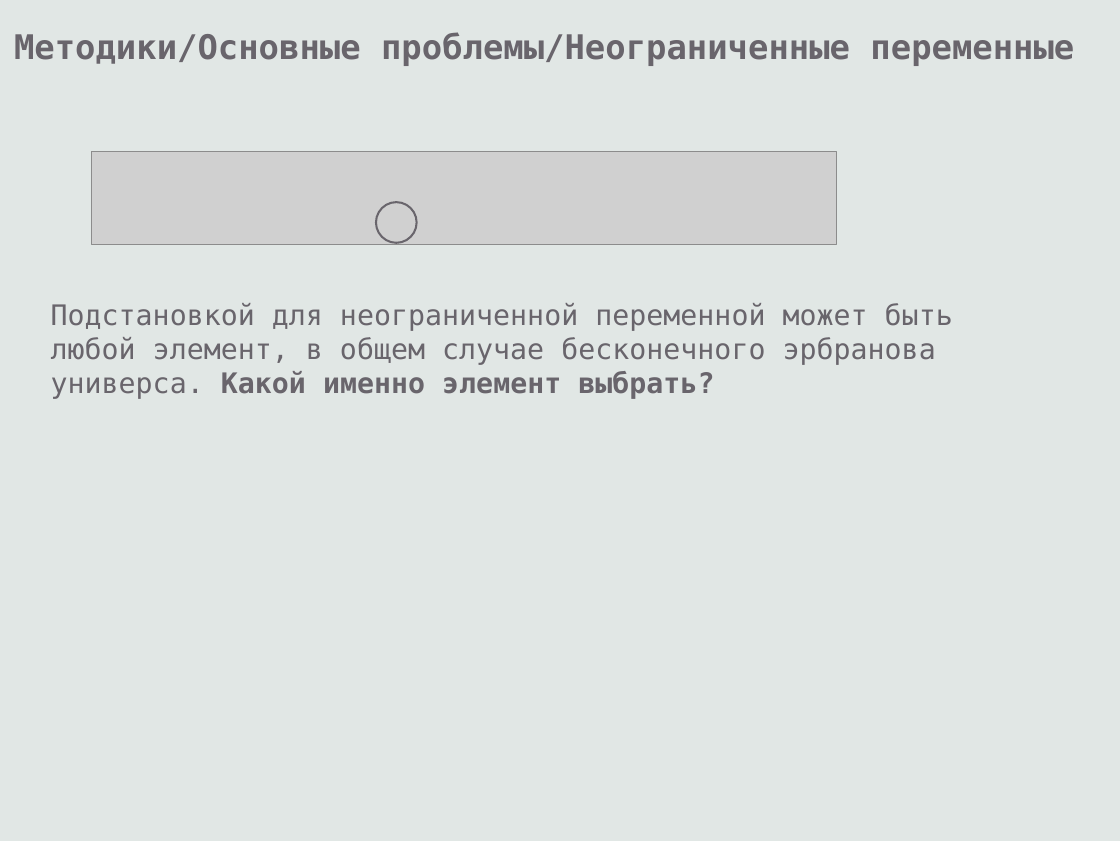
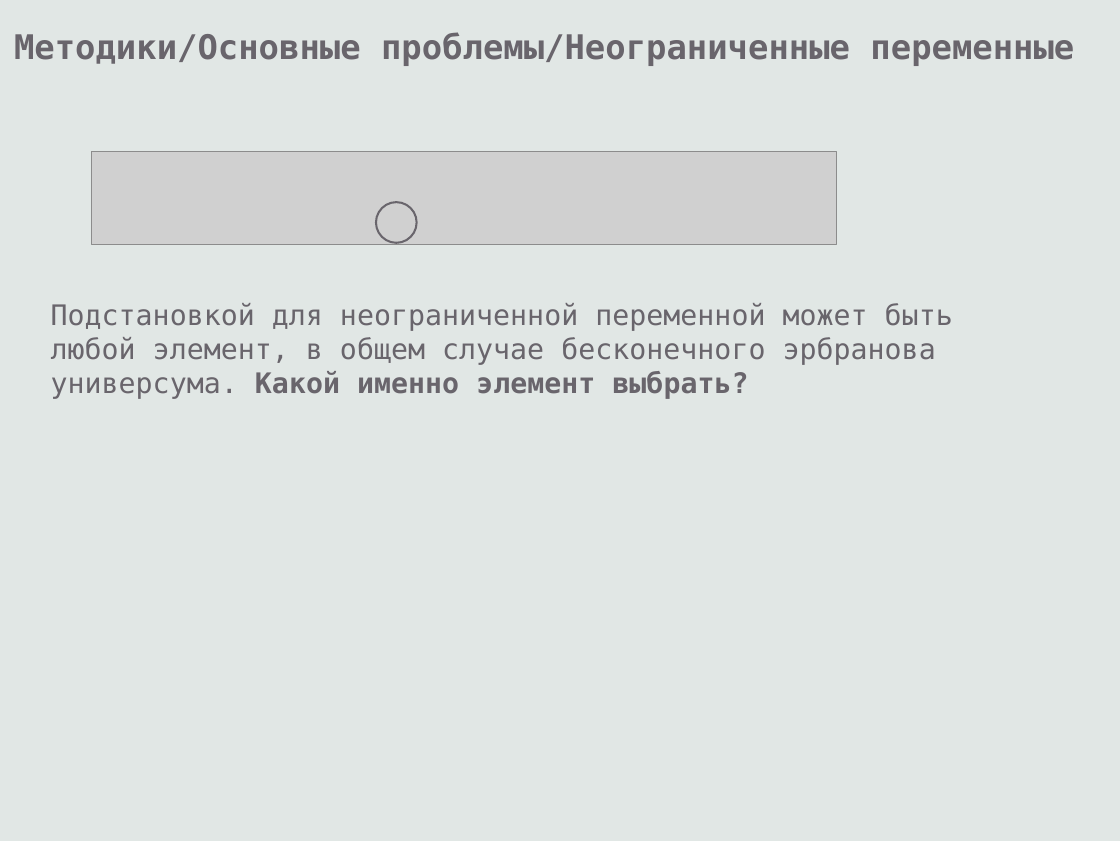
Before and after one commit to eugeneai/prisnif, a slide deck: slide 21 of brick/pres/pacman.odp. Drawn at 1120x841 pixels with LibreOffice and Linux fonts; fonts in the diff are those of the drawing; grey boxes stand for pictures. Boxes give left, top, right and bottom in pixels: in the first picture for what was removed or moved away, otherwise in the second. Text is boxed around its words. In the diff, an @@ line names an element or a change of style, - is before the commit and + after.

```diff
--- a/brick/pres/pacman.odp
+++ b/brick/pres/pacman.odp
@@ text at (51,303,953,399): text changed @@
-Подстановкой для неограниченной переменной может быть любой элемент, в общем случае бесконечного эрбранова универса. Какой именно элемент выбрать?
+Подстановкой для неограниченной переменной может быть любой элемент, в общем случае бесконечного эрбранова универсума. Какой именно элемент выбрать?
```
Also in this commit, not shown: 3 other slides changed, 2 slides added.
